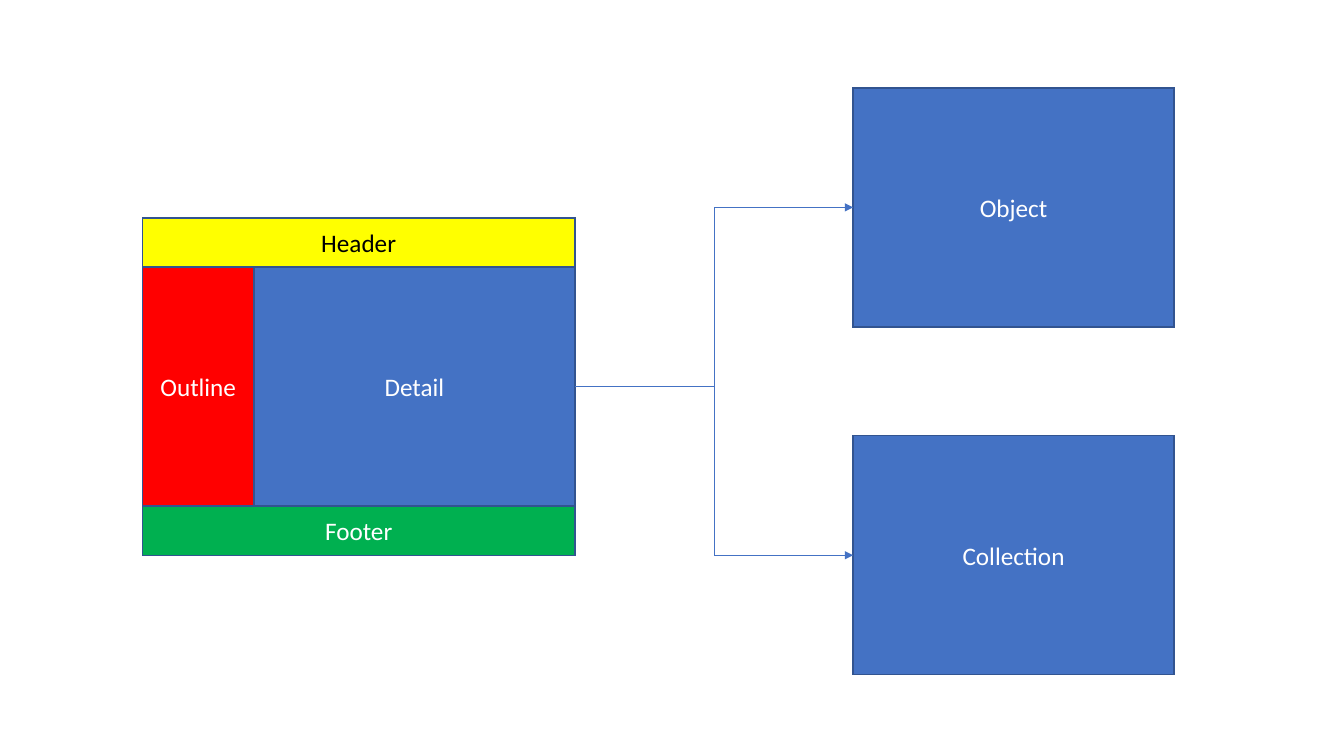
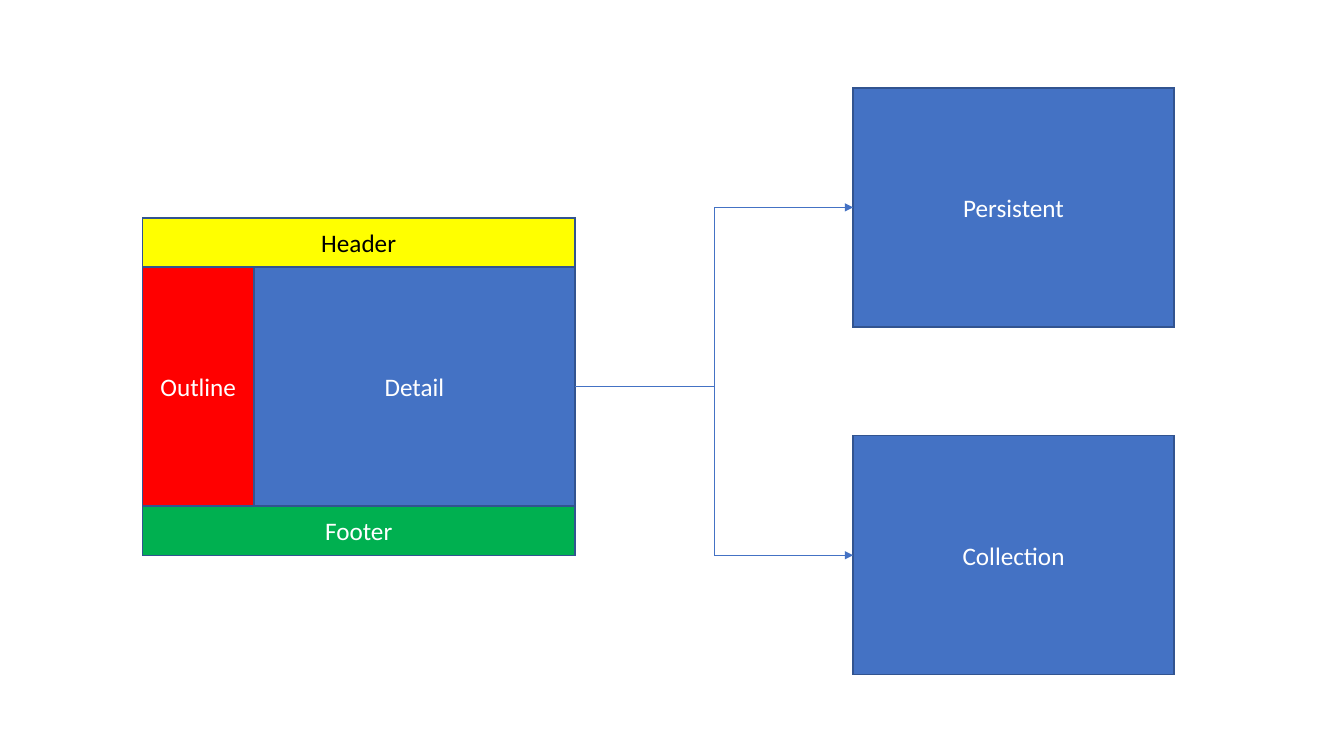
Before and after one commit to rollerdo/ivyts, a slide deck: slide 1 of doc/Design.pptx. Drawn at 1344x756 pixels with LibreOffice and Linux fonts; fonts in the diff are those of the drawing. Boxes give left, top, right and bottom in pixels: in the first picture for what was removed or moved away, otherwise in the second. Text is boxed around its words. In the diff, an @@ line names an element or a change of style, - is before the commit and + after.

```diff
--- a/doc/Design.pptx
+++ b/doc/Design.pptx
@@ text in rectangle at [963,199,1064,217]: text changed @@
-Object
+Persistent
```
Also in this commit, not shown: 2 slides added, 1 slide removed, 40 other files.
